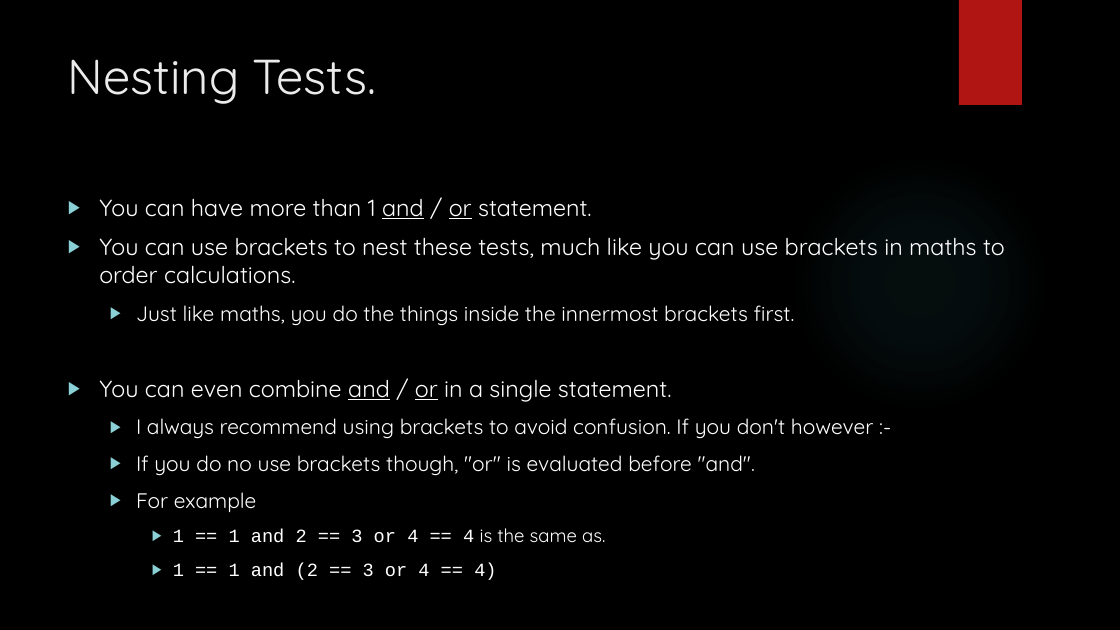
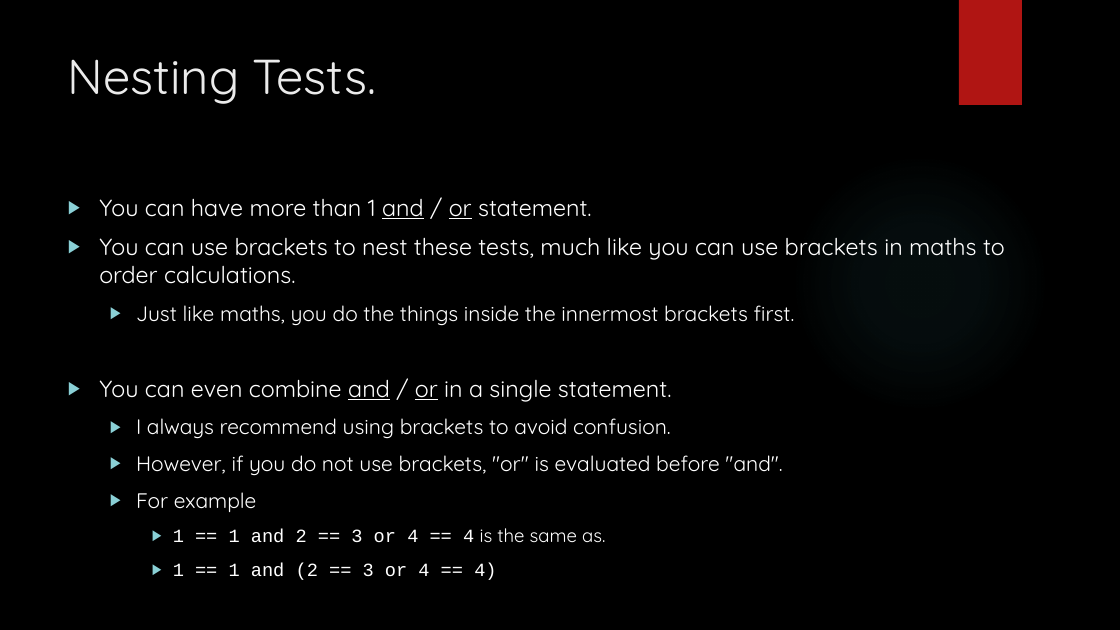
Before and after one commit to davidgroves/DGM_Tutorials, a slide deck: slide 17 of week4/week4.pptx. Drawn at 1120x630 pixels with LibreOffice and Linux fonts; fonts in the diff are those of the drawing; background and template pictures are left out. Boxes give left, top, right and bottom in pixels: in the first picture for what was removed or moved away, otherwise in the second. Text is boxed around its words. In the diff, an @@ line names an element or a change of style, - is before the commit and + after.

```diff
--- a/week4/week4.pptx
+++ b/week4/week4.pptx
@@ text at (136, 418, 782, 476): text changed @@
-  ▶ I always recommend using brackets to avoid confusion. If you don't however :-
-  ▶ If you do no use brackets though, "or" is evaluated before "and".
+  ▶ I always recommend using brackets to avoid confusion.
+  ▶ However, if you do not use brackets, "or" is evaluated before "and".
```
Also in this commit, not shown: 12 other slides changed, 13 other files.
